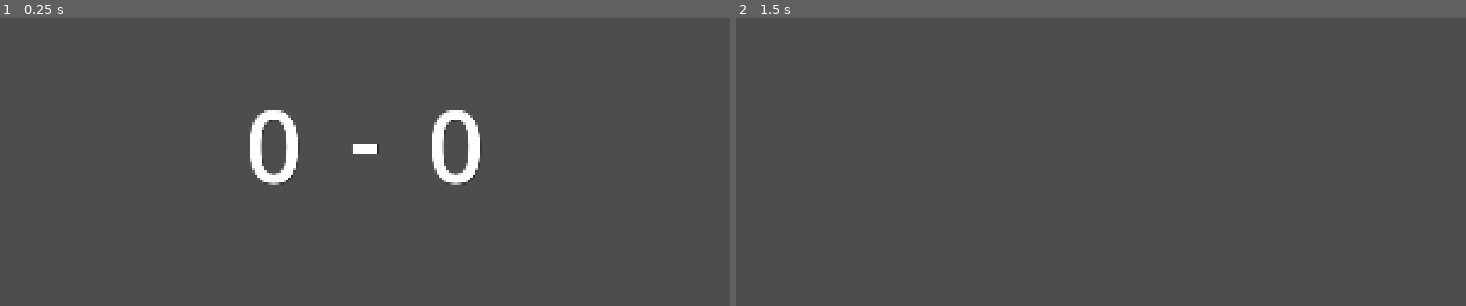
Above: before the commit, frames 1-2 (left to right).
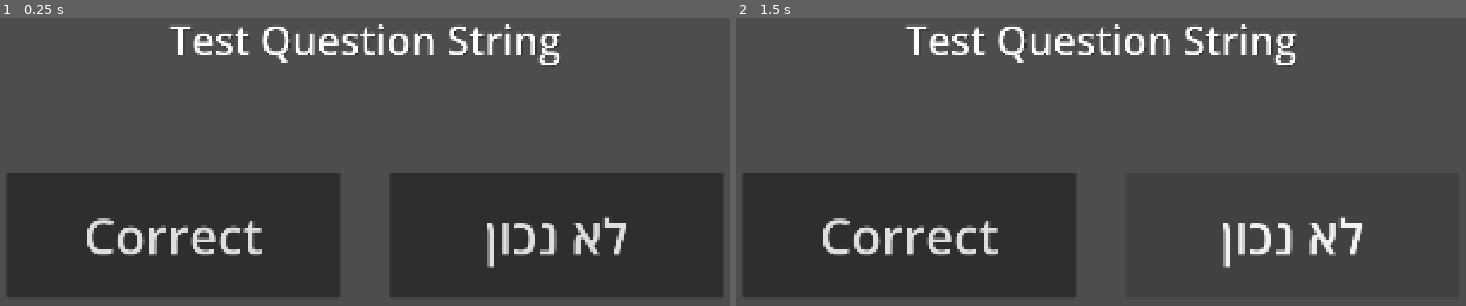
Above: after the commit, the same moments.

Repository: NyaaDoodle/team-questionnaire
Game: Godot game, scene res://scenes/game.tscn
Same seed, same stepped clock (60 frames per second), same inputs: the game is played once before the commit and once after it.
Inputs (mouse positions are in pixels of both pictures, inside the frame that each line leads up to):
- Up to frame 1 (0.25 s): no input
- Up to frame 2 (1.5 s): click (911, 236) at 0.5 s, where only the run after the commit has a clickable "Correct"; click (1290, 236) at 1.25 s, where only the run after the commit has a clickable "לא נכון"

The runs differ from the first frame. In frame 1, 42% of the frame differs, in the area x 1-99%, y 2-97%; in frame 2, 22%.

Commit message:
Some changes to game screens

Diff:
--- /dev/null
+++ b/scenes/background_panel.tscn
@@ -0,0 +1,12 @@
+[gd_scene format=3 uid="uid://cvdnvnn6ox8xo"]
+
+[ext_resource type="Script" uid="uid://dm77bpgbaibri" path="res://scripts/background_panel.gd" id="1_15me2"]
+
+[node name="BackgroundPanel" type="Panel" unique_id=1545657533]
+z_index = -10
+anchors_preset = 15
+anchor_right = 1.0
+anchor_bottom = 1.0
+grow_horizontal = 2
+grow_vertical = 2
+script = ExtResource("1_15me2")
--- a/scenes/game.tscn
+++ b/scenes/game.tscn
@@ -4,7 +4,13 @@
 [ext_resource type="Script" uid="uid://b2b2as10mfxhp" path="res://scripts/screen_loader.gd" id="3_lnu2h"]
 [ext_resource type="PackedScene" uid="uid://pu2s4p5ng81c" path="res://scenes/question_screen.tscn" id="4_lbhrr"]
 
-[node name="Game" type="Node2D" unique_id=778614730]
+[node name="Game" type="Control" unique_id=251561312]
+layout_mode = 3
+anchors_preset = 15
+anchor_right = 1.0
+anchor_bottom = 1.0
+grow_horizontal = 2
+grow_vertical = 2
 
 [node name="GameManager" type="Node" parent="." unique_id=691375986]
 
@@ -15,3 +21,4 @@
 question_screen_scene = ExtResource("4_lbhrr")
 
 [node name="Camera2D" type="Camera2D" parent="." unique_id=409003338]
+anchor_mode = 0
--- a/scenes/question_screen.tscn
+++ b/scenes/question_screen.tscn
@@ -2,32 +2,44 @@
 
 [ext_resource type="PackedScene" uid="uid://ceupqo10wixr6" path="res://scenes/answer_button.tscn" id="1_d5co2"]
 [ext_resource type="Script" uid="uid://d18r2idky4wwt" path="res://scripts/question_screen.gd" id="1_ynd44"]
+[ext_resource type="PackedScene" uid="uid://cvdnvnn6ox8xo" path="res://scenes/background_panel.tscn" id="2_ufqmp"]
 [ext_resource type="PackedScene" uid="uid://bp6u0j0q436i0" path="res://scenes/question_label.tscn" id="2_ynd44"]
 
-[node name="QuestionScreen" type="Node2D" unique_id=349450631]
+[node name="QuestionScreen" type="Control" unique_id=2017284531]
+layout_mode = 3
+anchors_preset = 15
+anchor_right = 1.0
+anchor_bottom = 1.0
+grow_horizontal = 2
+grow_vertical = 2
 script = ExtResource("1_ynd44")
 
-[node name="AnswerButtons" type="Node" parent="." unique_id=1641802543]
+[node name="BackgroundPanel" parent="." unique_id=1545657533 instance=ExtResource("2_ufqmp")]
+layout_mode = 0
+anchors_preset = 0
 
-[node name="LeftAnswerButton" parent="AnswerButtons" unique_id=1327887747 instance=ExtResource("1_d5co2")]
-offset_left = -860.0
-offset_top = 70.0
-offset_right = -60.0
-offset_bottom = 370.0
+[node name="LeftAnswerButton" parent="." unique_id=1327887747 instance=ExtResource("1_d5co2")]
+layout_mode = 0
+offset_left = 100.0
+offset_top = 610.0
+offset_right = 900.0
+offset_bottom = 910.0
 theme_override_colors/icon_normal_color = Color(1, 1, 1, 1)
 text = "LeftButton
 "
 
-[node name="RightAnswerButton" parent="AnswerButtons" unique_id=158550015 instance=ExtResource("1_d5co2")]
-offset_left = 60.0
-offset_top = 70.0
-offset_right = 860.0
-offset_bottom = 370.0
+[node name="RightAnswerButton" parent="." unique_id=158550015 instance=ExtResource("1_d5co2")]
+layout_mode = 0
+offset_left = 1020.0
+offset_top = 610.0
+offset_right = 1820.0
+offset_bottom = 910.0
 text = "RightButton
 "
 
 [node name="QuestionLabel" parent="." unique_id=343454502 instance=ExtResource("2_ynd44")]
-offset_left = -860.0
-offset_top = -450.0
-offset_right = 860.0
-offset_bottom = -48.0
+layout_mode = 0
+offset_left = 100.0
+offset_top = 90.0
+offset_right = 1820.0
+offset_bottom = 492.0
--- a/scenes/results_screen.tscn
+++ b/scenes/results_screen.tscn
@@ -1,15 +1,27 @@
 [gd_scene format=3 uid="uid://c02011oliw4j1"]
 
 [ext_resource type="Script" uid="uid://be2auxdr5rffm" path="res://scripts/results_screen.gd" id="1_fqf1x"]
+[ext_resource type="PackedScene" uid="uid://cvdnvnn6ox8xo" path="res://scenes/background_panel.tscn" id="2_j5vbe"]
 
-[node name="ResultsScreen" type="Node2D" unique_id=1773471176]
+[node name="ResultsScreen" type="Control" unique_id=1988519210]
+layout_mode = 3
+anchors_preset = 15
+anchor_right = 1.0
+anchor_bottom = 1.0
+grow_horizontal = 2
+grow_vertical = 2
 script = ExtResource("1_fqf1x")
 
+[node name="BackgroundPanel" parent="." unique_id=1545657533 instance=ExtResource("2_j5vbe")]
+layout_mode = 0
+anchors_preset = 0
+
 [node name="LeftHandLabel" type="Label" parent="." unique_id=1362014039]
-offset_left = -600.0
-offset_top = -164.0
-offset_right = -150.0
-offset_bottom = 164.0
+layout_mode = 0
+offset_left = 360.0
+offset_top = 376.0
+offset_right = 810.0
+offset_bottom = 704.0
 theme_override_colors/font_shadow_color = Color(0, 0, 0, 1)
 theme_override_colors/font_outline_color = Color(0, 0, 0, 1)
 theme_override_font_sizes/font_size = 240
@@ -18,10 +30,11 @@
 vertical_alignment = 1
 
 [node name="MiddleLabel" type="Label" parent="." unique_id=174436527]
-offset_left = -38.0
-offset_top = -180.0
-offset_right = 39.0
-offset_bottom = 148.0
+layout_mode = 0
+offset_left = 922.0
+offset_top = 360.0
+offset_right = 999.0
+offset_bottom = 688.0
 theme_override_colors/font_shadow_color = Color(0, 0, 0, 1)
 theme_override_colors/font_outline_color = Color(0, 0, 0, 1)
 theme_override_font_sizes/font_size = 240
@@ -30,10 +43,11 @@
 vertical_alignment = 1
 
 [node name="RightHandLabel" type="Label" parent="." unique_id=743739724]
-offset_left = 150.0
-offset_top = -164.0
-offset_right = 600.0
-offset_bottom = 164.0
+layout_mode = 0
+offset_left = 1110.0
+offset_top = 376.0
+offset_right = 1560.0
+offset_bottom = 704.0
 theme_override_colors/font_shadow_color = Color(0, 0, 0, 1)
 theme_override_colors/font_outline_color = Color(0, 0, 0, 1)
 theme_override_font_sizes/font_size = 240
--- /dev/null
+++ b/scripts/background_panel.gd
@@ -0,0 +1,13 @@
+class_name BackgroundPanel extends Panel
+
+@export var initial_color: Color
+var style_box: StyleBoxFlat
+
+func _ready() -> void:
+	style_box = StyleBoxFlat.new()
+	style_box.bg_color = initial_color
+	add_theme_stylebox_override("panel", style_box)
+
+func change_color(color: Color) -> void:
+	style_box.bg_color = color
+	add_theme_stylebox_override("panel", style_box)
--- a/scripts/question_screen.gd
+++ b/scripts/question_screen.gd
@@ -1,15 +1,16 @@
-extends GameScreen
+class_name QuestionScreen extends GameScreen
 
+@onready var background_panel: BackgroundPanel = $BackgroundPanel
 @onready var question_label: Label = $QuestionLabel
-@onready var left_answer_button: Button = $AnswerButtons/LeftAnswerButton
-@onready var right_answer_button: Button = $AnswerButtons/RightAnswerButton
+@onready var left_answer_button: Button = $LeftAnswerButton
+@onready var right_answer_button: Button = $RightAnswerButton
 
-func setup(question: Question):
+func setup(question: Question, background_color: Color):
 	set_labels(question.question_string,
 	 question.left_answer_string,
 	 question.right_answer_string)
 	set_buttons()
-	set_background()
+	set_background(background_color)
 
 func set_labels(question_string: String,
 				left_button_string: String,
@@ -21,5 +22,5 @@
 func set_buttons():
 	pass
 
-func set_background():
-	pass
+func set_background(background_color: Color):
+	background_panel.change_color(background_color)
--- a/scripts/results_screen.gd
+++ b/scripts/results_screen.gd
@@ -1,4 +1,4 @@
-extends GameScreen
+class_name ResultsScreen extends GameScreen
 
 @onready var left_hand_label: Label = $LeftHandLabel
 @onready var right_hand_label: Label = $RightHandLabel
--- a/scripts/screen_loader.gd
+++ b/scripts/screen_loader.gd
@@ -1,4 +1,6 @@
 class_name ScreenLoader extends Node
+
+signal game_screen_closed
 
 @export var initial_scene: PackedScene
 @export var result_screen_scene: PackedScene
@@ -7,20 +9,44 @@
 var current_screen: GameScreen
 
 func _ready() -> void:
-	show_result_screen(0, 0)
+	var question: Question = Question.new()
+	question.question_string = "Test Question String"
+	question.left_answer_string = "Correct"
+	question.right_answer_string = "לא נכון"
+	question.correct_answer = Question.AnswerChoice.LeftAnswer
+	var team: TeamData = TeamData.new()
+	team.id = 1
+	team.name = "a"
+	team.color = Color.WHITE
+	team.questions = []
+	show_question_screen(question, team)
+
+func spawn_screen(screen_scene: PackedScene) -> void:
+	close_current_screen()
+	current_screen = screen_scene.instantiate()
+	current_screen.request_close.connect(close_current_screen)
+	add_child(current_screen)
 
 func show_result_screen(left_hand_score: int, right_hand_score: int) -> void:
-	current_screen = result_screen_scene.instantiate()
-	current_screen.request_close.connect(close_current_screen)
-	add_child(current_screen)
-	current_screen.setup(left_hand_score, right_hand_score)
+	spawn_screen(result_screen_scene)
+	if current_screen is ResultsScreen:
+		current_screen.setup(left_hand_score, right_hand_score)
+	else:
+		print_incorrect_screen_scene_error("ResultsScreen")
+		close_current_screen()
 
-func show_question_screen(question_string: String,
-						  left_button_string: String,
-						  right_button_string: String,
-						  background_color: Color):
-	pass
+func show_question_screen(question: Question, team: TeamData) -> void:
+	spawn_screen(question_screen_scene)
+	if current_screen is QuestionScreen:
+		current_screen.setup(question, team.color)
+	else:
+		print_incorrect_screen_scene_error("QuestionScreen")
+		close_current_screen()
 
 func close_current_screen() -> void:
 	if is_instance_valid(current_screen):
 		current_screen.queue_free()
+		game_screen_closed.emit()
+
+func print_incorrect_screen_scene_error(expected_type: String) -> void:
+	push_error("Incorrect screen scene specified, expected %s" % expected_type)
Not shown, added: scripts/background_panel.gd.uid
